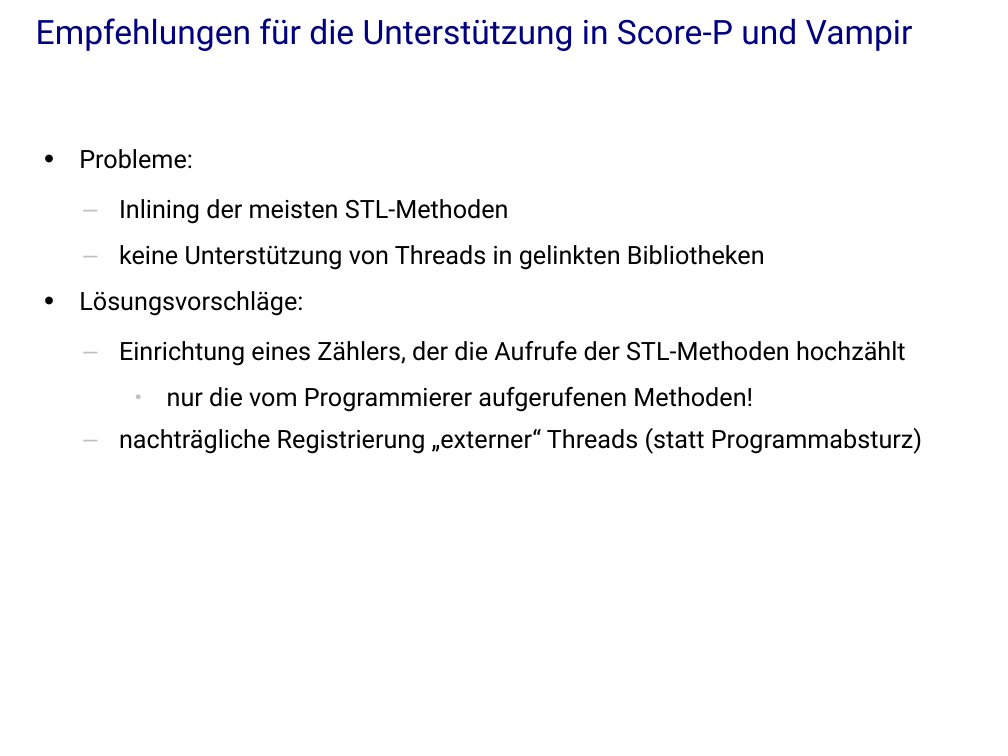
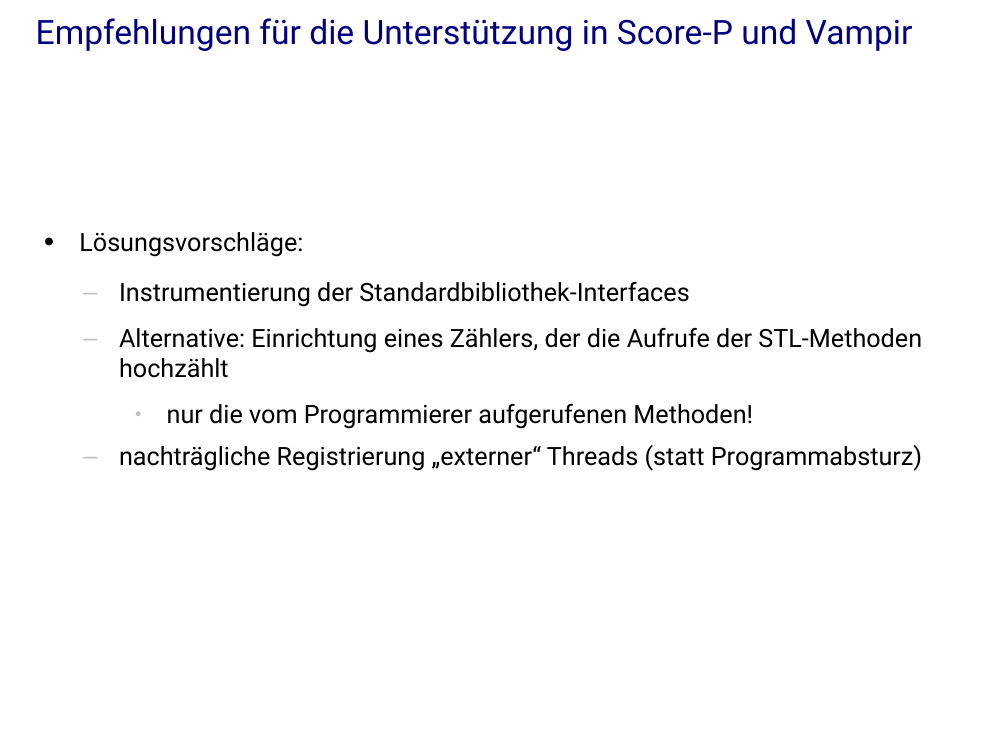
Before and after one commit to j-stephan/hs16, a slide deck: slide 42 of presentation/presentation.odp (slide 43 before the commit). Drawn at 1008x756 pixels with LibreOffice and Linux fonts; fonts in the diff are those of the drawing; background and template pictures are left out. Boxes give left, top, right and bottom in pixels: in the first picture for what was removed or moved away, otherwise in the second. Text is boxed around its words. In the diff, an @@ line names an element or a change of style, - is before the commit and + after.

```diff
--- a/presentation/presentation.odp
+++ b/presentation/presentation.odp
@@ text "Lösungsvorschläge:" moved from (x1=79, y1=149, x2=922, y2=454) to (x1=79, y1=232, x2=922, y2=471) @@
@@ text at (x1=79, y1=149, x2=765, y2=270): paragraphs removed @@
-• Probleme:
-  – Inlining der meisten STL-Methoden
-  – keine Unterstützung von Threads in gelinkten Bibliotheken
@@ text at (x1=119, y1=282, x2=922, y2=378): text changed @@
-  – Einrichtung eines Zählers, der die Aufrufe der STL-Methoden hochzählt
+  – Instrumentierung der Standardbibliothek-Interfaces
+  – Alternative: Einrichtung eines Zählers, der die Aufrufe der STL-Methoden hochzählt
```
Also in this commit, not shown: 19 other slides changed, 13 slides added, 9 slides removed, 1 other file.
